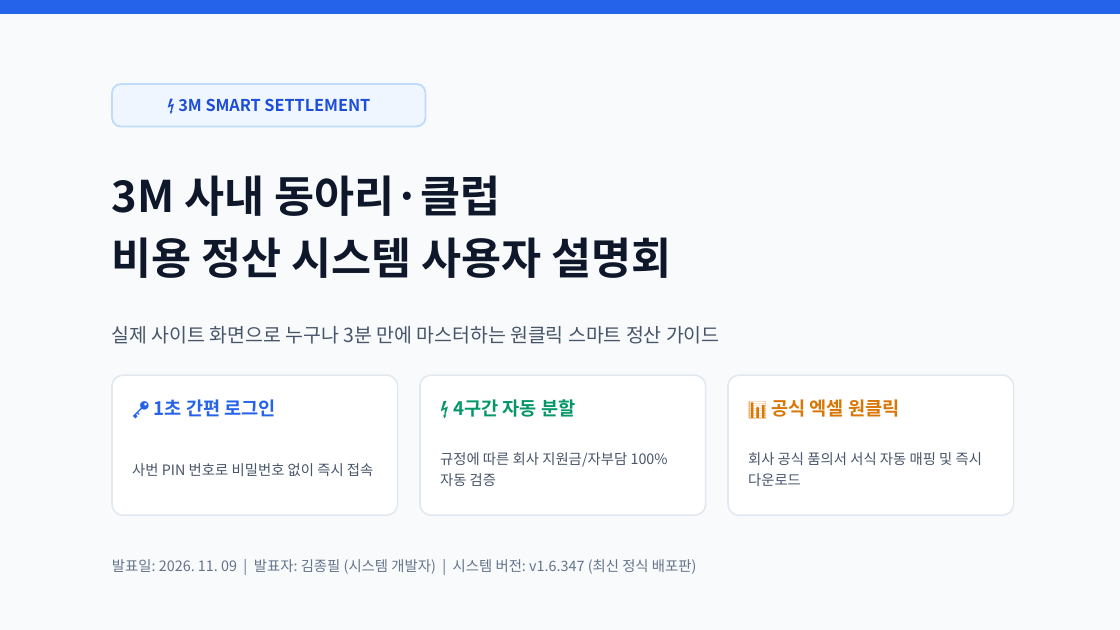
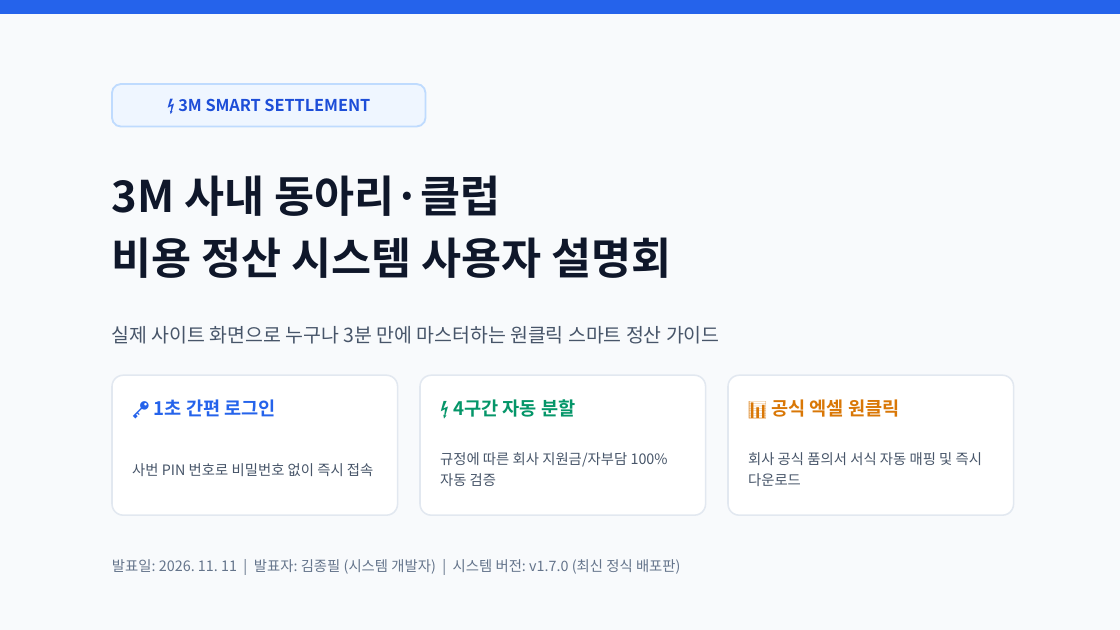
Before and after one commit to gochujangs33-dot/Club-expense, a slide deck: slide 1 of 3M_사내_클럽_비용_정산_시스템_사용_설명회.pptx. Drawn at 1120x630 pixels with LibreOffice and Linux fonts; fonts in the diff are those of the drawing. Boxes give left, top, right and bottom in pixels: in the first picture for what was removed or moved away, otherwise in the second. Text is boxed around its words. In the diff, an @@ line names an element or a change of style, - is before the commit and + after.

Commit message:
v1.7.0: 최종 정식 배포 버전 1.7.0 업데이트 및 전체 PPTX/문서/앱 동기화

```diff
--- a/3M_사내_클럽_비용_정산_시스템_사용_설명회.pptx
+++ b/3M_사내_클럽_비용_정산_시스템_사용_설명회.pptx
@@ text at (x1=112, y1=559, x2=681, y2=574): text changed @@
-발표일: 2026. 11. 09 | 발표자: 김종필 (시스템 개발자) | 시스템 버전: v1.6.347 (최신 정식 배포판)
+발표일: 2026. 11. 11 | 발표자: 김종필 (시스템 개발자) | 시스템 버전: v1.7.0 (최신 정식 배포판)
```
Also in this commit, not shown: 11 other slides changed, 9 other files.
